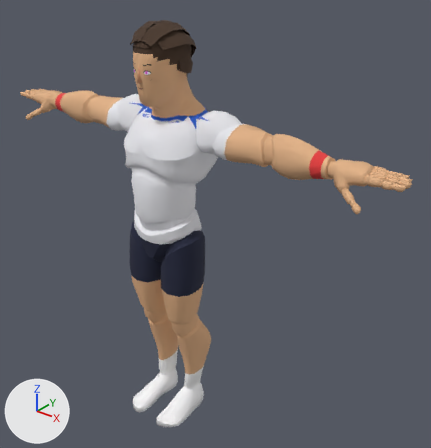
The glTF model sweetspot/models/players/p09.glb, before and after one commit.
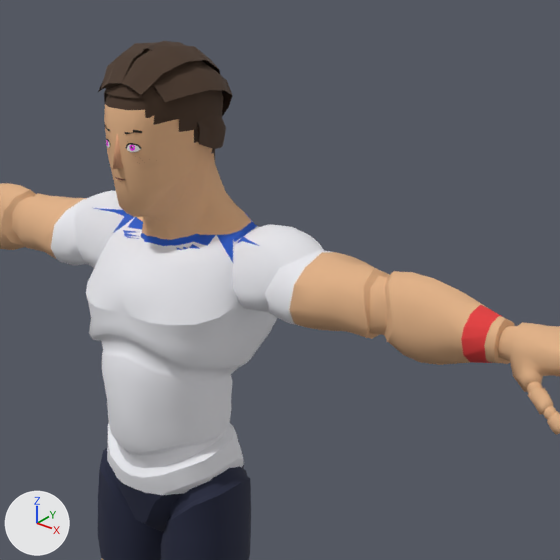
Each version appears first whole from a 50 mm lens placed at (1.68, -1.76, 2.18), pointed at (0.15, 0.15, 0.99), and next in a close-up on the part from 19% to 83% of the width and 0% to 62% of the height. The axes (+X, +Y, +Z) are drawn at lower left. The lights are the same throughout. The first two pictures are the older version. Vertices at exactly the same position are counted once.

In view in the first close-up: 'Body', 'Face', 'Hair', 'Nose'.
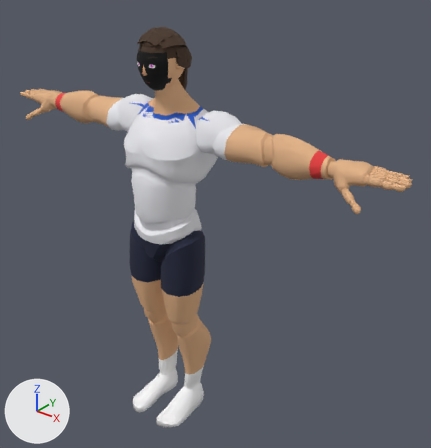
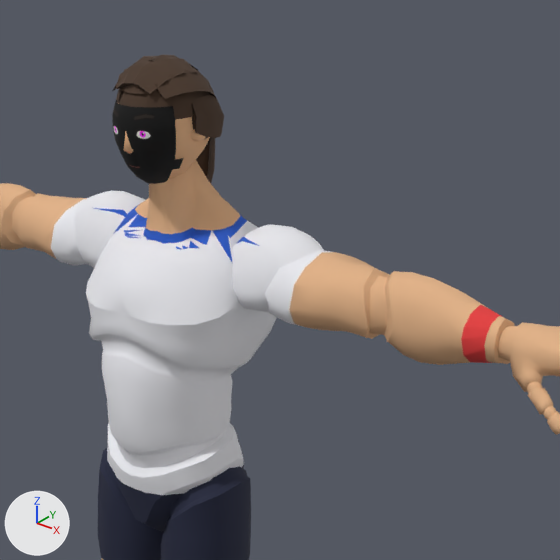
Location of each change, (x1, y1, x2, y2) in pixels of the close-ups (560 x 560 px; the box of a moved part takes in the faces that stretch with it):
'Body', reshaped
    before: (0, 94, 560, 560)
    after: (0, 160, 560, 560)
'Hair', reshaped
    before: (98, 41, 233, 160)
    after: (113, 55, 224, 183)
'Face', surface changed, reshaped
    before: (104, 125, 142, 180)
    after: (112, 101, 183, 184)
'Head', added (brown)
    after: (118, 90, 210, 179)
'Nose', deleted
    before: (113, 134, 123, 169)
part 1 of me_mannequin, moved or reshaped
    before: (43, 105, 337, 330)
    after: (43, 160, 337, 330)
part 2 of me_mannequin, surface changed
    before: (105, 94, 198, 143)
part 4 of me_hair, moved or reshaped (not visible before)
    after: (196, 138, 215, 183)
part 5 of me_hair, moved or reshaped
    before: (98, 41, 233, 153)
    after: (113, 55, 224, 140)

What the commit changed:
Material 'face' (mat_face) changes its picture from img_face_01 to img_face_01.
me_mannequin is used by ob_body; location (0.0, 0.0, 0.0).
me_mannequin had 7376 vertices, 14507 faces and spanned x -1.04..1.04, y -0.21..0.2, z 0.0..1.86.
me_mannequin now has 7376 vertices, 14507 faces and spans x -1.04..1.04, y -0.21..0.19, z 0.0..1.76.
me_mannequin part 1: 392 of 7376 vertices moved; they spanned x -0.33..0.33, y -0.13..0.2, z 1.36..1.86 and now span x -0.33..0.33, y -0.06..0.19, z 1.36..1.76; mean shift (0.0, 0.0, 0.0); largest move (-0.14, 0.1, 1.53) -> (0.12, 0.03, 1.53).
me_mannequin part 2: 186 kept faces spanning x -0.04..0.04, y -0.05..0.05, z 1.66..1.76 get new texture (UV) coordinates.
Other edits to the shape of me_mannequin do not show in these pictures.
me_face is used by ob_face; location (0.0, 0.0, 0.0).
me_face had 52 vertices, 72 faces and spanned x -0.078..0.078, y -0.13..-0.06, z 1.603..1.758.
me_face now has 100 vertices, 158 faces and spans x -0.082..0.082, y -0.107..-0.024, z 1.615..1.771.
me_face part 3: the whole mesh is rebuilt.
me_hair is used by ob_hair; location (0.0, 0.0, 0.0).
me_hair had 534 vertices, 994 faces and spanned x -0.121..0.121, y -0.117..0.144, z 1.438..1.877.
me_hair now has 534 vertices, 994 faces and spans x -0.105..0.105, y -0.085..0.145, z 1.458..1.852.
me_hair part 4: the loose piece of 110 vertices spanning x -0.041..0.041, y 0.033..0.144, z 1.438..1.721 is moved by (0.0, 0.001, 0.019).
me_hair part 5: 424 of 534 vertices moved; they spanned x -0.121..0.121, y -0.117..0.141, z 1.657..1.877 and now span x -0.105..0.105, y -0.085..0.126, z 1.674..1.852; mean shift (0.0, -0.002, 0.002); largest move (-0.05, 0.095, 1.813) -> (-0.02, 0.068, 1.813).
Mesh me_head is new.
It has 531 vertices, 1043 faces and spans x -0.101..0.101, y -0.113..0.111, z 1.607..1.832.
It uses material mat_palette (picture img_palette).
Object 'Nose' (ob_nose) is deleted.
Object 'Head' (ob_head) is new; it shows me_head.
Its location is (0.0, 0.0, 0.0).
